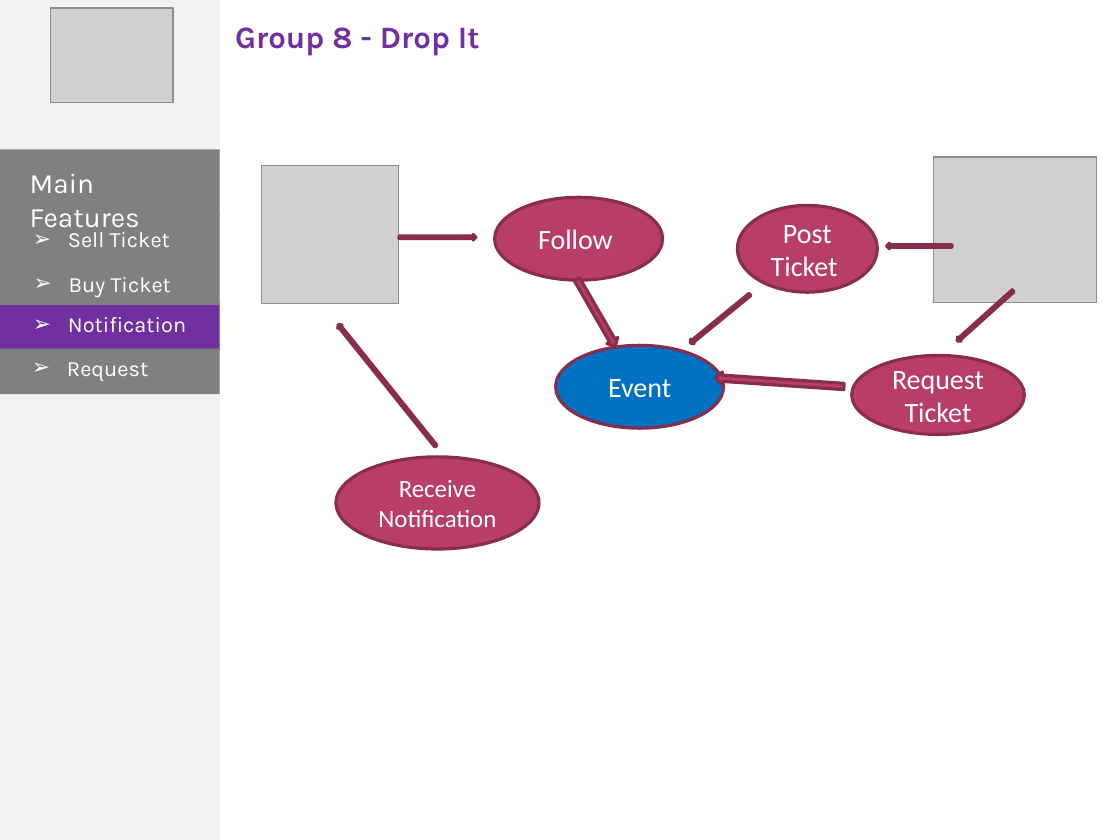
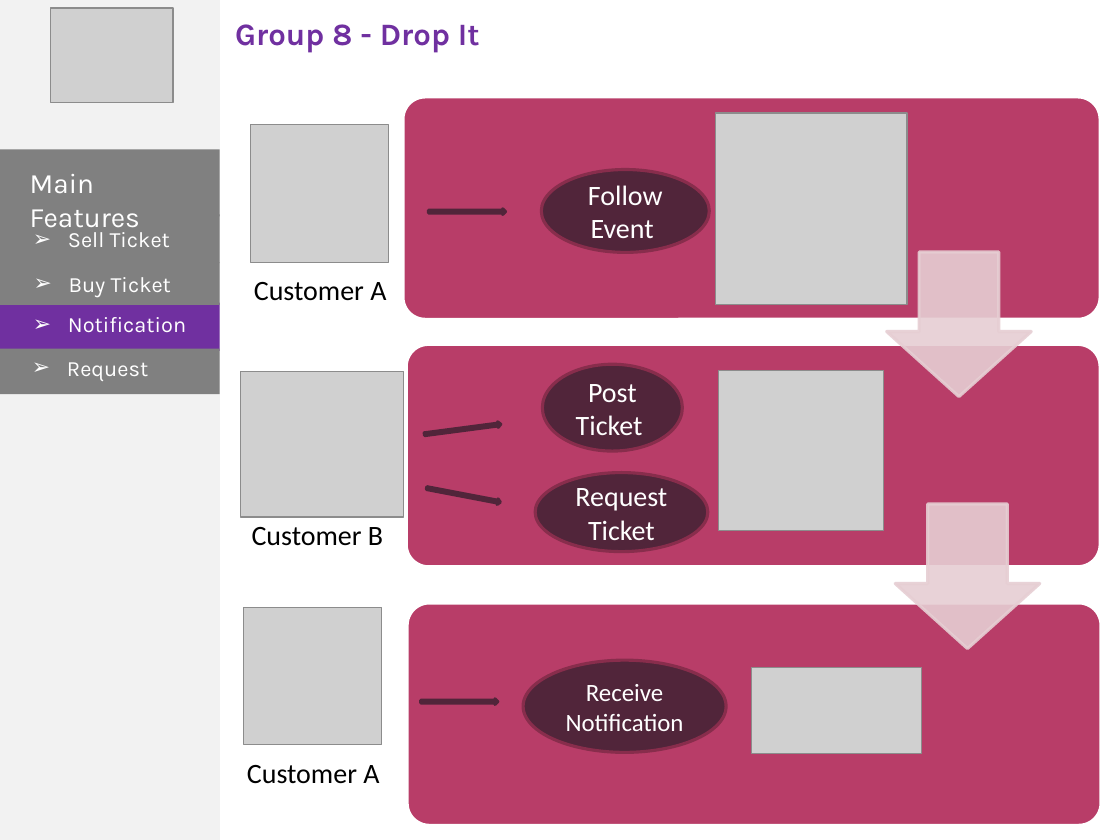
Before and after one commit to phonglk/fptu_capstone, a slide deck: slide 13 of Document/Present_Phong.pptx. Drawn at 1120x840 pixels with LibreOffice and Linux fonts; fonts in the diff are those of the drawing; grey boxes stand for pictures. Boxes give left, top, right and bottom in pixels: in the first picture for what was removed or moved away, otherwise in the second. Text is boxed around its words. In the diff, an @@ line names an element or a change of style, - is before the commit and + after.

```diff
--- a/Document/Present_Phong.pptx
+++ b/Document/Present_Phong.pptx
@@ picture added at (716,113,907,305) @@
@@ picture: place and size @@
-picture at (261,166,399,304)
+picture at (251,124,389,262)
@@ fill #B83D68 to #51253A in 4 elements at (542,364,682,451), (535,473,708,552), (523,660,726,752), (541,169,709,252) @@
@@ ellipse "Follow Event": place and size @@
-ellipse "Follow Event" at (495,197,663,280)
+ellipse "Follow Event" at (541,169,709,252)
@@ right arrow: place and size @@
-right arrow at (399,234,476,240)
+right arrow at (429,208,506,214)
@@ right arrow at (429,208,506,214): fill #B83D68 to #FFFFFF; outline #882D4D 2 pt to #51253A 2 pt @@
@@ text in ellipse at (588,185,663,238): text changed @@
-Follow
+Follow Event
@@ left arrow removed at (887,243,952,249) @@
@@ text added at (254,282,386,301), 18 pt, text #000000 @@
+Customer A
@@ right arrow removed at (572,276,621,350) @@
@@ left arrow removed at (336,323,438,448) @@
@@ ellipse removed at (556,345,724,428) @@
-Event
@@ picture: place and size @@
-picture at (933,157,1096,302)
+picture at (241,372,404,517)
@@ ellipse "Post Ticket": place and size @@
-ellipse "Post Ticket" at (737,205,877,292)
+ellipse "Post Ticket" at (542,364,682,451)
@@ right arrow removed at (715,372,845,393) @@
@@ picture added at (719,371,884,531) @@
@@ right arrow at (424,422,502,437): fill #B83D68 to #FFFFFF; outline #882D4D 2 pt to #51253A 2 pt; rotation 140 to 352 degrees @@
@@ ellipse "Request Ticket": place and size @@
-ellipse "Request Ticket" at (851,355,1024,435)
+ellipse "Request Ticket" at (535,473,708,552)
@@ left arrow at (426,486,501,505): fill #B83D68 to #FFFFFF; outline #882D4D 2 pt to #51253A 2 pt; rotation 318 to 190 degrees @@
@@ group added at (403,97,1101,825): 3 rounded rectangles, 2 down arrows @@
@@ text added at (252,527,383,546), 18 pt, text #000000 @@
+Customer B
@@ picture added at (244,607,382,745) @@
@@ ellipse "Receive Notification": place and size @@
-ellipse "Receive Notification" at (336,457,539,549)
+ellipse "Receive Notification" at (523,660,726,752)
@@ picture added at (752,668,922,754) @@
@@ right arrow added at (421,699,498,704), fill #FFFFFF, outline #51253A 2 pt @@
@@ text added at (247,765,379,784), 18 pt, text #000000 @@
+Customer A
```
